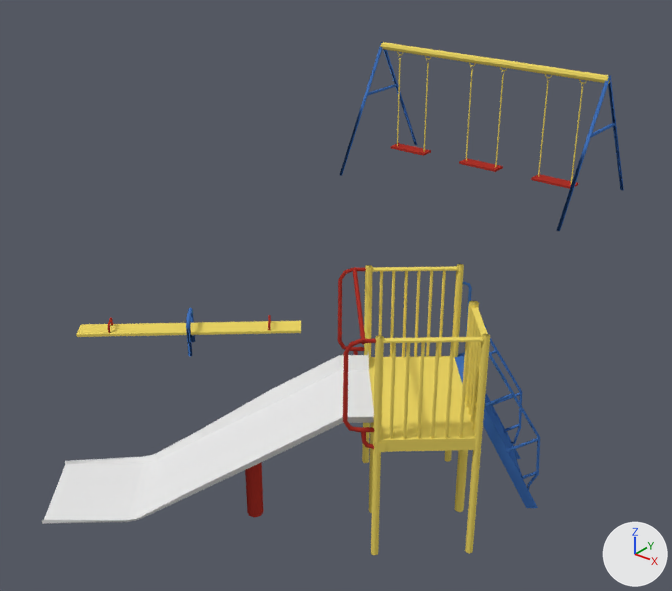
Renders of the Blender file 01 Models/Spielplatz/spielplatz.blend from each side of a commit.
Camera for both pictures: a camera (50 mm lens) standing at (23.6, -106.2, 43.1) and looking at (-30.2, -39.0, 1.4). The lights are fixed; the arrows at lower right show +X, +Y and +Z.

Objects in the first picture: 'Seesaw', 'Slide', 'Swings'.
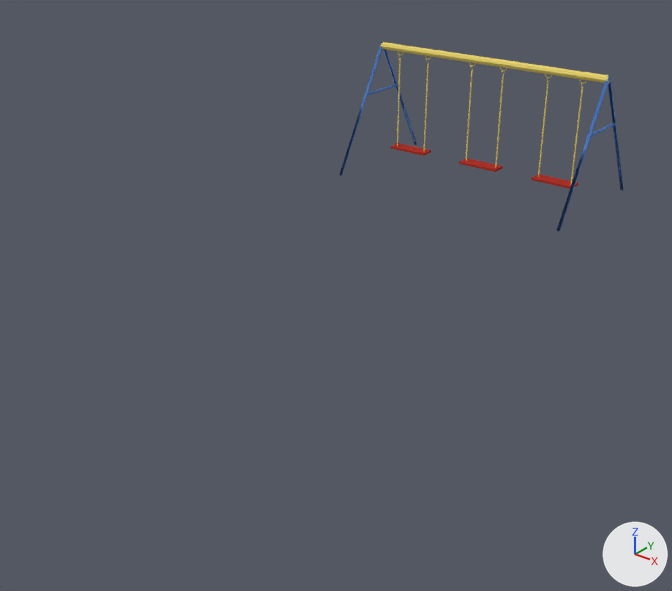
Pixel boxes (x1, y1, x2, y2) of what changed, in the pictures (672 x 591 px):
'Slide', deleted: before (42, 264, 540, 555)
    faces in mat_metal (white #e7e7e7): (42, 354, 374, 524)
    faces in mat_yellow_paint (yellow #edd665): (362, 264, 490, 555)
    faces in mat_blue_paint (blue #4271b9): (454, 281, 540, 508)
    faces in mat_red_paint (its picture is missing): (245, 267, 376, 517)
'Seesaw', deleted (yellow): before (76, 308, 301, 356)
    faces in mat_yellow_paint (yellow #edd665): (76, 321, 301, 337)
    faces in mat_blue_paint (blue #4271b9): (186, 308, 195, 356)

Edits to the bpy script that builds the scene:
```text
Remove ob_seesaw:
    ob_seesaw = bpy.data.objects.new('Seesaw', me_cube)
    ob_seesaw.location = (-35.6, -54.1, 2.1)
    ob_seesaw.rotation_euler = (0.0, 0.0, -0.858)  # degrees (0, 0, -49)
    ob_seesaw.scale = (1.0, 10.4, 0.127)
Remove ob_slide:
    ob_slide = bpy.data.objects.new('Slide', me_cylinder_006)
    ob_slide.location = (-6.2, -59.8, 9.6)
    ob_slide.rotation_euler = (0.0, 0.0, -0.867)  # degrees (0, 0, -50)
    ob_slide.scale = (0.44, 0.44, 4.38)
```
